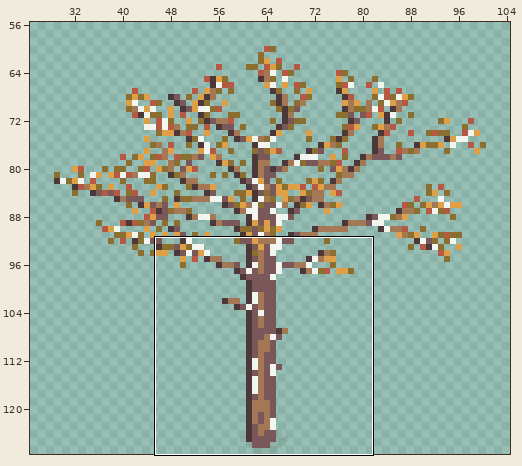
Pixel-art file -- Assets/Sprites/Ground/Tree/Grey Alder/Grey Alder.aseprite. The picture above shows the old version from afar; the outline marks the close-up.
Close-up. First the earlier version:
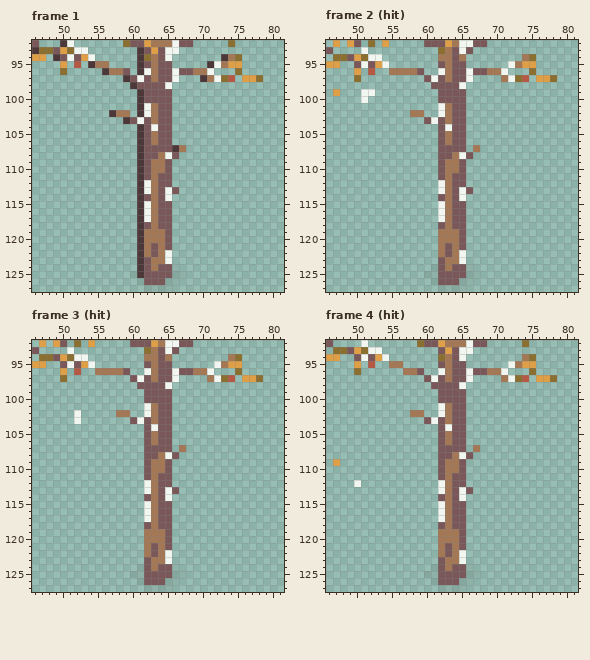
128x128 pixels, 7 frames. Shown: frame 1: x 46..81, y 92..127; frame 2 (hit): x 46..81, y 92..127; frame 3 (hit): x 46..81, y 92..127; frame 4 (hit): x 46..81, y 92..127. The wide view leaves out empty margins. The commit also changed other frames or places, which this record leaves out.
After the commit:
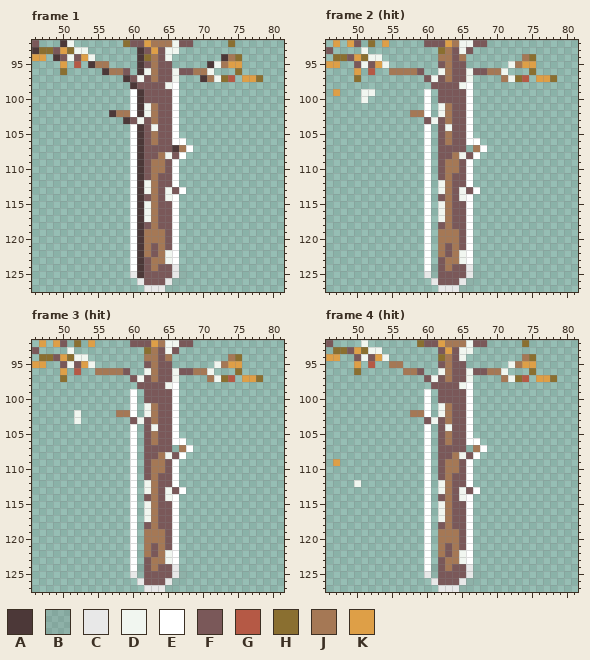
Palette (. is transparent): A #4c3838  B #63666326  C #e8e8e8  D #f1f6f0  E #ffffff  F #7a5859  G #b55945  H #8a6f30  J #a57855  K #de9f47
Change:
layer "Highlight" added
--- frame 1, layer "Highlight"
@@ x 58..70 @@
  97 .AFDFJFFD...A
- 98 ..AFFFFD.....
- 99 ...AFFFF.....
-100 ...AFFFF.....
-101 ...ADJFF.....
-102 JJ.ADJFF.....
-103 .AFDFJFF.....
-104 ...AFDFF.....
-105 ...AFJFF.....
-106 ...AFJFF.....
-107 ...AFFFFAJ...
-108 ...AFFJDF....
-109 ...AFJJF.....
-110 ...AFJJF.....
-111 ...AFJFF.....
-112 ...ADJFF.....
-113 ...ADJFDF....
-114 ...AFJFD.....
-115 ...ADJFF.....
-116 ...ADJFF.....
-117 ...ADJFF.....
-118 ...AFJFF.....
-119 ...AJJJF.....
-120 ...AJJJF.....
-121 ...AJFJF.....
-122 ...AJFJD.....
-123 ...AFJJD.....
-124 ...AFJFFB....
-125 ..BAFFFFBB...
-126 ...BFFFBB....
-127 ....BBBB.....
+ 98 ..AFFFFDE....
+ 99 ..EAFFFFE....
+100 ..EAFFFFE....
+101 ..EADJFFE....
+102 JJEADJFFE....
+103 .AFDFJFFE....
+104 ..EAFDFFE....
+105 ..EAFJFFE....
+106 ..EAFJFFEE...
+107 ..EAFFFFAJE..
+108 ..EAFFJDFE...
+109 ..EAFJJFE....
+110 ..EAFJJFE....
+111 ..EAFJFFE....
+112 ..EADJFFE....
+113 ..EADJFDFE...
+114 ..EAFJFDE....
+115 ..EADJFFE....
+116 ..EADJFFE....
+117 ..EADJFFE....
+118 ..EAFJFFE....
+119 ..EAJJJFE....
+120 ..EAJJJFE....
+121 ..EAJFJFE....
+122 ..EAJFJDE....
+123 ..EAFJJDE....
+124 ..EAFJFFC....
+125 ..CAFFFFCB...
+126 ...CFFFCB....
+127 ....CCCB.....
--- frame 2 (hit), layer "Highlight"
@@ x 58..70 @@
  97 ..FDFJFFD....
- 98 ...FFFFD.....
- 99 ....FFFF.....
-100 ....FFFF.....
-101 ....DJFF.....
-102 JJ..DJFF.....
-103 ..FDFJFF.....
-104 ....FDFF.....
-105 ....FJFF.....
-106 ....FJFF.....
-107 ....FFFF.J...
-108 ....FFJDF....
-109 ....FJJF.....
-110 ....FJJF.....
-111 ....FJFF.....
-112 ....DJFF.....
-113 ....DJFDF....
-114 ....FJFD.....
-115 ....DJFF.....
-116 ....DJFF.....
-117 ....DJFF.....
-118 ....FJFF.....
-119 ....JJJF.....
-120 ....JJJF.....
-121 ....JFJF.....
-122 ....JFJD.....
-123 ....FJJD.....
-124 ...BFJFFB....
-125 ..BBFFFFBB...
-126 ...BFFFBB....
-127 ....BBBB.....
+ 98 ...FFFFDE....
+ 99 ..E.FFFFE....
+100 ..E.FFFFE....
+101 ..E.DJFFE....
+102 JJE.DJFFE....
+103 ..FDFJFFE....
+104 ..E.FDFFE....
+105 ..E.FJFFE....
+106 ..E.FJFFEE...
+107 ..E.FFFF.JE..
+108 ..E.FFJDFE...
+109 ..E.FJJFE....
+110 ..E.FJJFE....
+111 ..E.FJFFE....
+112 ..E.DJFFE....
+113 ..E.DJFDFE...
+114 ..E.FJFDE....
+115 ..E.DJFFE....
+116 ..E.DJFFE....
+117 ..E.DJFFE....
+118 ..E.FJFFE....
+119 ..E.JJJFE....
+120 ..E.JJJFE....
+121 ..E.JFJFE....
+122 ..E.JFJDE....
+123 ..E.FJJDE....
+124 ..EBFJFFC....
+125 ..CBFFFFCB...
+126 ...CFFFCB....
+127 ....CCCB.....
--- frame 3 (hit), layer "Highlight": the same change as frame 2 (hit)
--- frame 4 (hit), layer "Highlight": the same change as frame 2 (hit)
